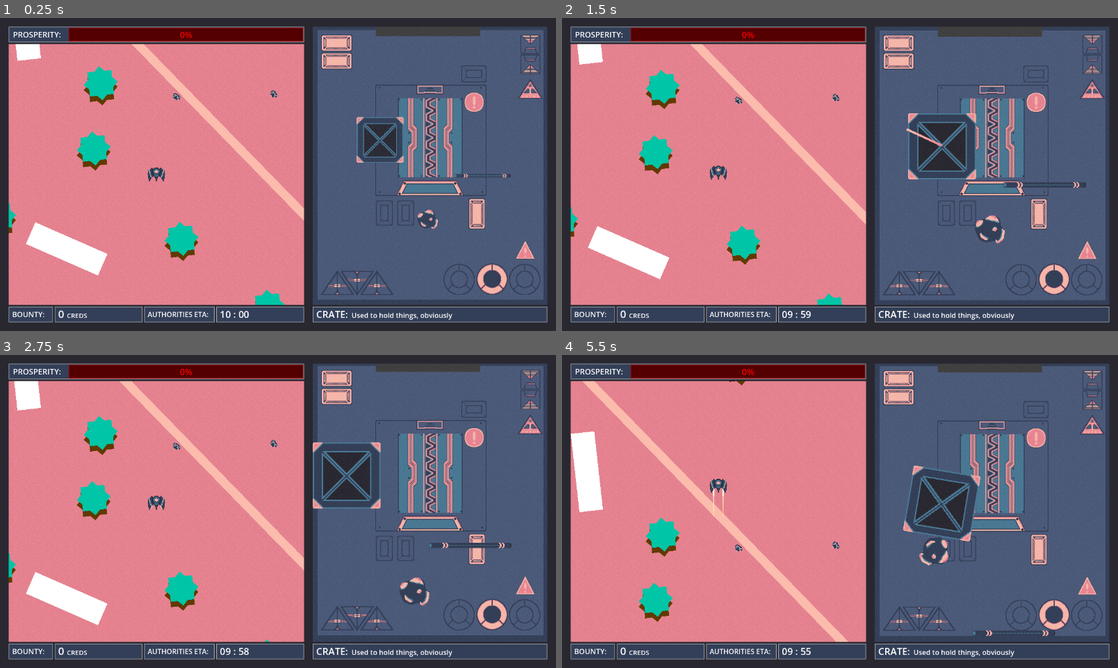
Above: before the commit, frames 1-4 (two rows, left to right).
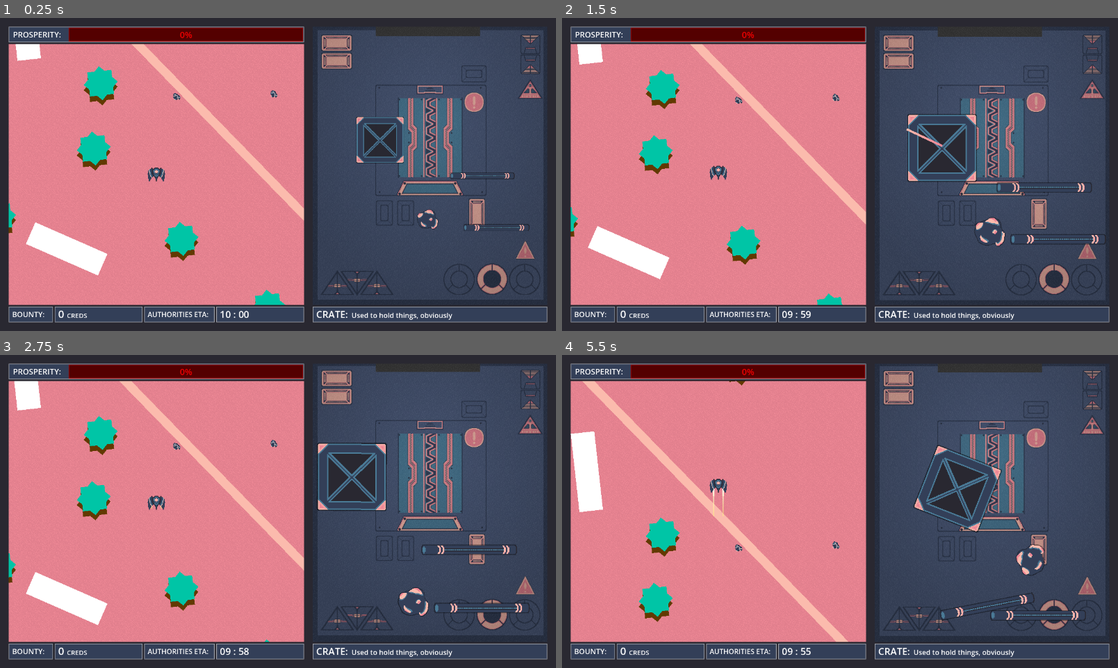
Above: after the commit, the same moments.

Repository: AstralStew/ProjectThornbury
Game: Godot game, scene res://Scenes/MainScene.tscn
Same seed, same stepped clock (60 frames per second), same inputs: the game is played once before the commit and once after it.
Inputs (mouse positions are in pixels of both pictures, inside the frame that each line leads up to):
- Up to frame 1 (0.25 s): no input
- Up to frame 2 (1.5 s): drag from (995, 165) to (834, 93) at 0.52 s; drag from (940, 146) to (834, 96) at 1.27 s
- Up to frame 3 (2.75 s): move the mouse to (483, 524) at 2.02 s; hold D (MoveRight) from 2.03 s (still down); hold Shift (Boost) from 2.03 s (still down); click (483, 524) at 2.17 s
- Up to frame 4 (5.5 s): release D (MoveRight) at 2.75 s; release Shift (Boost) at 2.75 s; drag from (973, 592) to (739, 445) at 2.77 s; move the mouse to (1006, 558) at 3.52 s; hold A (MoveLeft) 3.53-4.25 s; hold Shift (Boost) 3.53-4.25 s; drag from (673, 464) to (1112, 376) at 4.27 s; move the mouse to (867, 511) at 5.02 s; hold S (MoveDown) from 5.03 s (still down); hold Shift (Boost) from 5.03 s (still down); click (867, 511) at 5.17 s

The runs differ from the first frame. In frame 1, 25% of the frame differs, in the area x 56-99%, y 2-92%; in frame 2, 25%; in frame 3, 25%; in frame 4, 26%.

Commit message:
More config values + hangar futz

Diff:
--- /dev/null
+++ b/Assets/Shaders/soft_drop_shadow.gdshader
@@ -0,0 +1,57 @@
+shader_type canvas_item;
+render_mode skip_vertex_transform;
+
+uniform bool shadow_only = false;
+uniform vec4 shadow_color : source_color;
+uniform float blur_std = 0.4;
+
+varying vec4 modulate;
+
+void vertex() {
+	vec2 texture_size = vec2(1.0, 1.0) / TEXTURE_PIXEL_SIZE;
+
+	float padding = ceil(blur_std * 3.0);
+	VERTEX = VERTEX - texture_size * 0.5;
+	VERTEX = VERTEX * (vec2(1.0, 1.0) + padding * 2.0 * TEXTURE_PIXEL_SIZE);
+	VERTEX = VERTEX + texture_size * 0.5;
+	VERTEX = (MODEL_MATRIX * vec4(VERTEX, 0.0, 1.0)).xy;
+
+	vec2 factor = (vec2(1, 1) + 2.0 * padding * TEXTURE_PIXEL_SIZE);
+	UV = factor * UV + vec2(0.5, 0.5) - 0.5 * factor;
+
+	modulate = COLOR;
+}
+
+vec4 padded_sample(sampler2D tex, vec2 uv) {
+	vec2 t = abs(uv - vec2(0.5, 0.5));
+	float b = (t.x >= 0.5 || t.y >= 0.5) ? 0.0 : 1.0;
+	return b * texture(tex, uv);
+}
+
+float erf(float x) {
+	return 2.0 / sqrt(PI) * sign(x) * sqrt(1.0 - exp(-x*x)) * (sqrt(PI) / 2.0 + 31.0 * exp(-x*x) / 200.0 - 341.0 * exp(-2.0 * x * x) / 8000.0);
+}
+
+float gaussian(float x) {
+	return 1.0 / sqrt(8.0) / blur_std + erf(x / sqrt(2.0) / blur_std) / sqrt(PI);
+}
+
+void fragment() {
+	float weight = 0.0;
+	vec2 coord = UV / TEXTURE_PIXEL_SIZE;
+	coord -= floor(coord);
+	float blur_radius = ceil(blur_std * 3.0);
+
+	for (float x = -float(blur_radius); x <= float(blur_radius); ++x) {
+		for (float y = -float(blur_radius); y <= float(blur_radius); ++y) {
+			weight += (gaussian(-coord.x + x + 1.0) - gaussian(-coord.x + x))
+			    * (gaussian(-coord.y + y + 1.0) - gaussian(-coord.y + y))
+				* padded_sample(TEXTURE, UV + vec2(x, y) * TEXTURE_PIXEL_SIZE).a;
+		}
+	}
+
+	vec4 c = padded_sample(TEXTURE, UV);
+	float e = shadow_only ? 0.0 : 1.0;
+	COLOR = c.a * e * c + (1.0 - c.a * e) * vec4(1.0, 1.0, 1.0, weight) * shadow_color;
+	COLOR *= modulate;
+}
--- a/Configs/game_config_pinky.tres
+++ b/Configs/game_config_pinky.tres
@@ -4,5 +4,7 @@
 
 [resource]
 script = ExtResource("1_03jql")
+INVENTORY_ITEM_MOVE_DRAG = 500.0
+INVENTORY_ITEM_ROTATION_DRAG = 500.0
 INVENTORY_CAMERA_TILT_STRENGTH = 2.5
 metadata/_custom_type_script = "uid://cjyohqwij1yd1"
--- a/Scenes/InventoryPrefabs/inventory.tscn
+++ b/Scenes/InventoryPrefabs/inventory.tscn
@@ -40,6 +40,17 @@
 
 [sub_resource type="WorldBoundaryShape2D" id="WorldBoundaryShape2D_51e2h"]
 
+[sub_resource type="Gradient" id="Gradient_lnm75"]
+colors = PackedColorArray(0, 0, 0, 0.33, 0, 0, 0, 1)
+
+[sub_resource type="GradientTexture2D" id="GradientTexture2D_4pvd7"]
+gradient = SubResource("Gradient_lnm75")
+width = 68
+height = 80
+fill = 1
+fill_from = Vector2(0.5, 0.4)
+fill_to = Vector2(0.843209, 0.16971917)
+
 [sub_resource type="RectangleShape2D" id="RectangleShape2D_tumq0"]
 size = Vector2(540, 640)
 
@@ -447,7 +458,7 @@
 script = ExtResource("5_aco8w")
 
 [node name="BoundaryTop" type="StaticBody2D" parent="SubViewportContainer/SubViewport" unique_id=799551523]
-position = Vector2(265, 0)
+position = Vector2(265, 14)
 rotation = -3.1415925
 collision_layer = 512
 collision_mask = 0
@@ -456,7 +467,7 @@
 shape = SubResource("WorldBoundaryShape2D_51e2h")
 
 [node name="BoundaryBottom" type="StaticBody2D" parent="SubViewportContainer/SubViewport" unique_id=881463654]
-position = Vector2(265, 640)
+position = Vector2(265, 629)
 collision_layer = 512
 collision_mask = 0
 
@@ -464,7 +475,7 @@
 shape = SubResource("WorldBoundaryShape2D_51e2h")
 
 [node name="BoundaryLeft" type="StaticBody2D" parent="SubViewportContainer/SubViewport" unique_id=1668904604]
-position = Vector2(0, 320)
+position = Vector2(11, 320)
 rotation = 1.5707964
 collision_layer = 512
 collision_mask = 0
@@ -473,13 +484,26 @@
 shape = SubResource("WorldBoundaryShape2D_51e2h")
 
 [node name="BoundaryRight" type="StaticBody2D" parent="SubViewportContainer/SubViewport" unique_id=1623602192]
-position = Vector2(540, 320)
+position = Vector2(531, 320)
 rotation = -1.5707964
 collision_layer = 512
 collision_mask = 0
 
 [node name="CollisionShape2D" type="CollisionShape2D" parent="SubViewportContainer/SubViewport/BoundaryRight" unique_id=572296364]
 shape = SubResource("WorldBoundaryShape2D_51e2h")
+
+[node name="Shadow" type="Sprite2D" parent="SubViewportContainer/SubViewport" unique_id=107124747]
+modulate = Color(1, 1, 1, 0.5)
+self_modulate = Color(1, 1, 1, 0.33)
+texture_filter = 1
+position = Vector2(270, 320)
+scale = Vector2(12.3, 12.3)
+texture = SubResource("GradientTexture2D_4pvd7")
+
+[node name="Shadow2" type="Sprite2D" parent="SubViewportContainer/SubViewport/Shadow" unique_id=808212633]
+self_modulate = Color(1, 1, 1, 0.33)
+texture_filter = 1
+texture = SubResource("GradientTexture2D_4pvd7")
 
 [node name="BootArea" type="Area2D" parent="SubViewportContainer/SubViewport" unique_id=1927072519]
 position = Vector2(270, 340)
@@ -499,6 +523,7 @@
 shape = SubResource("RectangleShape2D_tumq0")
 
 [node name="ItemHolder" type="Node2D" parent="SubViewportContainer/SubViewport" unique_id=1815584380]
+z_index = 1
 
 [node name="ItemCrate" parent="SubViewportContainer/SubViewport/ItemHolder" unique_id=1291223074 instance=ExtResource("3_03ybr")]
 position = Vector2(155, 260)
@@ -511,6 +536,9 @@
 [node name="ItemRock" parent="SubViewportContainer/SubViewport/ItemHolder" unique_id=600246382 instance=ExtResource("3_0n8tc")]
 position = Vector2(263, 440)
 finished_spawning = true
+
+[node name="ItemPipe2" parent="SubViewportContainer/SubViewport/ItemHolder" unique_id=221875185 instance=ExtResource("4_aco8w")]
+position = Vector2(429, 461)
 
 [node name="Camera2D" type="Camera2D" parent="SubViewportContainer/SubViewport" unique_id=1942357245]
 position = Vector2(270, 320)
--- a/Scenes/InventoryPrefabs/item_crate.tscn
+++ b/Scenes/InventoryPrefabs/item_crate.tscn
@@ -4,7 +4,7 @@
 [ext_resource type="Texture2D" uid="uid://cx8frip84f0f8" path="res://Assets/Images/Resources/Big/Crate_Big.png" id="2_c3fgt"]
 
 [sub_resource type="RectangleShape2D" id="RectangleShape2D_yvbue"]
-size = Vector2(156, 154)
+size = Vector2(158, 154)
 
 [node name="ItemCrate" type="RigidBody2D" unique_id=1291223074]
 texture_filter = 1
@@ -22,6 +22,12 @@
 [node name="CrateBig" type="Sprite2D" parent="." unique_id=1457128665]
 texture = ExtResource("2_c3fgt")
 
+[node name="Shadow" type="Sprite2D" parent="CrateBig" unique_id=1081923213]
+modulate = Color(0, 0, 0, 0.48800004)
+z_index = -1
+scale = Vector2(1.03, 1.03)
+texture = ExtResource("2_c3fgt")
+
 [node name="CollisionShape2D" type="CollisionShape2D" parent="." unique_id=1138340637]
 shape = SubResource("RectangleShape2D_yvbue")
 
--- a/Scenes/InventoryPrefabs/item_pipe.tscn
+++ b/Scenes/InventoryPrefabs/item_pipe.tscn
@@ -4,7 +4,7 @@
 [ext_resource type="Texture2D" uid="uid://danx500npa3uq" path="res://Assets/Images/Resources/Long/Pipe_Long.png" id="2_uctbt"]
 
 [sub_resource type="RectangleShape2D" id="RectangleShape2D_yvbue"]
-size = Vector2(190, 12)
+size = Vector2(218, 22)
 
 [node name="ItemPipe" type="RigidBody2D" unique_id=1291223074]
 texture_filter = 1
@@ -19,9 +19,18 @@
 metadata/_custom_type_script = "uid://b0o8xyki30gi8"
 
 [node name="PipeLong" type="Sprite2D" parent="." unique_id=519294592]
+scale = Vector2(1.15, 1.65)
+texture = ExtResource("2_uctbt")
+
+[node name="Shadow" type="Sprite2D" parent="PipeLong" unique_id=1347326499]
+modulate = Color(0, 0, 0, 0.40300003)
+z_index = -1
+position = Vector2(-0.8695653, 0)
+scale = Vector2(1.008, 1.212)
 texture = ExtResource("2_uctbt")
 
 [node name="CollisionShape2D" type="CollisionShape2D" parent="." unique_id=1138340637]
+position = Vector2(-1, 0)
 shape = SubResource("RectangleShape2D_yvbue")
 
 [connection signal="input_event" from="." to="." method="_on_input_event"]
--- a/Scenes/InventoryPrefabs/item_rock.tscn
+++ b/Scenes/InventoryPrefabs/item_rock.tscn
@@ -2,9 +2,6 @@
 
 [ext_resource type="Script" uid="uid://b0o8xyki30gi8" path="res://Scripts/Item.gd" id="1_7gq8s"]
 [ext_resource type="Texture2D" uid="uid://dmq57wu6w20cl" path="res://Assets/Images/Resources/Small/RockResource_Small.png" id="2_8py4i"]
-
-[sub_resource type="CircleShape2D" id="CircleShape2D_2vrau"]
-radius = 31.97
 
 [node name="ItemRock" type="RigidBody2D" unique_id=1291223074]
 texture_filter = 1
@@ -18,7 +15,14 @@
 [node name="RockResourceSmall" type="Sprite2D" parent="." unique_id=1882922353]
 texture = ExtResource("2_8py4i")
 
-[node name="CollisionShape2D" type="CollisionShape2D" parent="." unique_id=1138340637]
-shape = SubResource("CircleShape2D_2vrau")
+[node name="Shadow" type="Sprite2D" parent="RockResourceSmall" unique_id=1339193852]
+modulate = Color(0, 0, 0, 0.485)
+z_index = -1
+texture_filter = 2
+scale = Vector2(1.05, 1.05)
+texture = ExtResource("2_8py4i")
+
+[node name="CollisionPolygon2D" type="CollisionPolygon2D" parent="." unique_id=1986714377]
+polygon = PackedVector2Array(24, -22, 27, -14, 28, -3, 36, 5, 34, 25, 22, 36, 17, 35, 14, 30, -4, 34, -23, 26, -33, 4, -29, -15, -23, -19, -7, -23, 4, -29, 13, -29)
 
 [connection signal="input_event" from="." to="." method="_on_input_event"]
--- a/Scripts/Boot.gd
+++ b/Scripts/Boot.gd
@@ -30,6 +30,10 @@
 
 func _enter_tree() -> void:
 	instance = self
+
+func _ready() -> void:
+	ProjectSettings.set_setting("physics/2d/default_linear_damp", GLOBALS.INVENTORY_ITEM_MOVE_DRAG)
+	ProjectSettings.set_setting("physics/2d/default_angular_damp", GLOBALS.INVENTORY_ITEM_ROTATION_DRAG)
 
 func _physics_process(delta: float) -> void:
 	_get_ship_speed()
--- a/Scripts/Chute.gd
+++ b/Scripts/Chute.gd
@@ -6,6 +6,7 @@
 @onready var hanger_door_right : Sprite2D = $HangerDoorRight
 @onready var entrance_point : Marker2D = $EntrancePoint
 @onready var exit_point : Marker2D = $ExitPoint
+@onready var shadow : Sprite2D = $"../Shadow"
 
 
 var _open := false
@@ -20,6 +21,7 @@
 	_tween = create_tween().set_ease(Tween.EASE_IN_OUT).set_trans(Tween.TRANS_QUAD).set_parallel()
 	_tween.tween_property(hanger_door_left,"position",Vector2(-105,0),0.25)
 	_tween.tween_property(hanger_door_right,"position",Vector2(105,0),0.25)
+	_tween.tween_property(shadow,"self_modulate",Color(1,1,1,0),0.25)
 
 func close() -> void:
 	#chute_gfx.color = Color(0.2, 0.2, 0.2)
@@ -27,6 +29,7 @@
 	_tween = create_tween().set_ease(Tween.EASE_IN_OUT).set_trans(Tween.TRANS_QUAD).set_parallel()
 	_tween.tween_property(hanger_door_left,"position",Vector2(-33,0),0.25)
 	_tween.tween_property(hanger_door_right,"position",Vector2(33,0),0.25)
+	_tween.tween_property(shadow,"self_modulate",Color(1,1,1,0.75),0.25)
 
 func _physics_process(delta: float) -> void:
 	if InventoryManager.chute_open:
--- a/Scripts/GLOBALS.gd
+++ b/Scripts/GLOBALS.gd
@@ -52,6 +52,9 @@
 
 
 #region Item Variables
+
+static var INVENTORY_ITEM_MOVE_DRAG : float = 1
+static var INVENTORY_ITEM_ROTATION_DRAG : float = 1
 
 static var ROCK_MASS : float = 1
 static var ROCK_FORCE_SCALE : float = 1
--- a/Scripts/GameBalanceManager.gd
+++ b/Scripts/GameBalanceManager.gd
@@ -27,6 +27,8 @@
 	GLOBALS.INVENTORY_CHANCE_TO_OPEN_ON_DAMAGE = game_config.INVENTORY_CHANCE_TO_OPEN_ON_DAMAGE
 
 	GLOBALS.INVENTORY_MINIMUM_GRAB_DISTANCE = game_config.INVENTORY_MINIMUM_GRAB_DISTANCE
+	GLOBALS.INVENTORY_ITEM_MOVE_DRAG = game_config.INVENTORY_ITEM_MOVE_DRAG
+	GLOBALS.INVENTORY_ITEM_ROTATION_DRAG = game_config.INVENTORY_ITEM_ROTATION_DRAG
 	GLOBALS.INVENTORY_SHIP_FORCE = game_config.INVENTORY_SHIP_FORCE
 	GLOBALS.INVENTORY_RANDOM_FORCE = game_config.INVENTORY_RANDOM_FORCE
 	GLOBALS.INVENTORY_JOLT_FORCE = game_config.INVENTORY_JOLT_FORCE
--- a/Scripts/GameConfig.gd
+++ b/Scripts/GameConfig.gd
@@ -54,6 +54,10 @@
 @export_group("ALL ITEMS")
 ## How far an item can be from where you clicked and still get grabbed
 @export var INVENTORY_MINIMUM_GRAB_DISTANCE : float = 100
+## How much an item's movement is reduced over time to bring it to a stop
+@export var INVENTORY_ITEM_MOVE_DRAG : float = 0.69
+## How much an item's rotation is reduced over time to bring it to a stop
+@export var INVENTORY_ITEM_ROTATION_DRAG : float = 1.312
 ## Amount of force the ship movement exerts on items
 @export var INVENTORY_SHIP_FORCE : Vector2  = Vector2(1.5,1.5)
 ## Amount of force exerted on items in small random directions at all times
@@ -72,9 +76,9 @@
 @export var ROCK_MASS : float = 1.0
 ## How much the item is affected by the forces (1.0 = 100%)
 @export var ROCK_FORCE_SCALE : float = 1.0
-## How much more the item's movement is reduced over time to bring it to a stop (on top of the 0.5 that all items have by default)
+## How much more the item's movement is reduced over time to bring it to a stop (on top of INVENTORY_ITEM_MOVE_DRAG)
 @export var ROCK_EXTRA_MOVE_DRAG : float = 0.0
-## How much more the item's rotation is reduced over time to bring it to a stop (on top of the 1.0 that all items have by default)
+## How much more the item's rotation is reduced over time to bring it to a stop (on top of INVENTORY_ITEM_ROTATION_DRAG)
 @export var ROCK_EXTRA_ROTATION_DRAG : float = 0.0
 
 @export_group("CRATE ITEM")
@@ -82,9 +86,9 @@
 @export var CRATE_MASS : float = 2.0
 ## How much the item is affected by the forces (1.0 = 100%)
 @export var CRATE_FORCE_SCALE : float = 0.69
-## How much more the item's movement is reduced over time to bring it to a stop (on top of the 0.5 that all items have by default)
+## How much more the item's movement is reduced over time to bring it to a stop (on top of INVENTORY_ITEM_MOVE_DRAG)
 @export var CRATE_EXTRA_MOVE_DRAG : float = 0.05
-## How much more the item's rotation is reduced over time to bring it to a stop (on top of the 1.0 that all items have by default)
+## How much more the item's rotation is reduced over time to bring it to a stop (on top of INVENTORY_ITEM_ROTATION_DRAG)
 @export var CRATE_EXTRA_ROTATION_DRAG : float = 0.0
 
 @export_group("PIPE ITEM")
@@ -92,9 +96,9 @@
 @export var PIPE_MASS : float = 0.5
 ## How much the item is affected by the forces (1.0 = 100%)
 @export var PIPE_FORCE_SCALE : float = 1.0
-## How much more the item's movement is reduced over time to bring it to a stop (on top of the 0.5 that all items have by default)
+## How much more the item's movement is reduced over time to bring it to a stop (on top of INVENTORY_ITEM_MOVE_DRAG)
 @export var PIPE_EXTRA_MOVE_DRAG : float = 0.05
-## How much more the item's rotation is reduced over time to bring it to a stop (on top of the 1.0 that all items have by default)
+## How much more the item's rotation is reduced over time to bring it to a stop (on top of INVENTORY_ITEM_ROTATION_DRAG)
 @export var PIPE_EXTRA_ROTATION_DRAG : float = 0.0
 
 @export_group("CAMERA SETTINGS")
--- a/Scripts/Item.gd
+++ b/Scripts/Item.gd
@@ -16,8 +16,10 @@
 ## How much more the item's rotation is reduced over time to bring it to a stop (on top of the 1.0 that all items have by default)
 @export var ROCK_EXTRA_ROTATION_DRAG : float = 0.0
 
+var final_child_scale : Vector2
 
 func _ready() -> void:
+	final_child_scale = get_child(0).scale
 
 	match type:
 		InventoryManager.ItemType.Rock:
@@ -44,16 +46,23 @@
 
 	modulate = Color.TRANSPARENT
 	#global_position = Chute.instance.global_position
+
 	get_child(0).scale = Vector2(0.25,0.25)
+
+	#get_child(1).visible = false
 
 	var _tween = create_tween().set_parallel().set_ease(Tween.EASE_OUT).set_trans(Tween.TRANS_QUAD)
 	_tween.tween_property(self,"modulate",Color.WHITE,0.33)
 	#_tween.tween_property(self,"global_position",Chute.instance.global_position + Vector2(remap(randf(),0,1,-30,30),remap(randf(),0,1,-30,30)),0.75)
-	_tween.tween_property(get_child(0),"scale",Vector2(1,1),0.66)
+	_tween.tween_property(get_child(0),"scale",final_child_scale,0.66)
 	#await get_tree().create_timer(0.75).timeout
 
+	await get_tree().create_timer(0.5).timeout
 
-	await get_tree().create_timer(1.0).timeout
+	#get_child(1).visible = true
+
+	await get_tree().create_timer(0.33).timeout
+
 	finished_spawning = true
 
 
@@ -65,6 +74,8 @@
 			child.visible = false
 
 	OutsideManager.add_collectable(type)
+
+	#get_child(1).visible = false
 
 	var _tween = create_tween().set_parallel().set_ease(Tween.EASE_OUT).set_trans(Tween.TRANS_QUAD)
 	_tween.tween_property(self,"modulate",Color(0,0,0,0),0.6)
--- a/project.godot
+++ b/project.godot
@@ -80,7 +80,6 @@
 
 3d/physics_engine="Jolt Physics"
 2d/default_gravity=0.0
-2d/default_linear_damp=0.5
 common/physics_interpolation=true
 
 [rendering]
Not shown, added: Assets/Shaders/soft_drop_shadow.gdshader.uid
